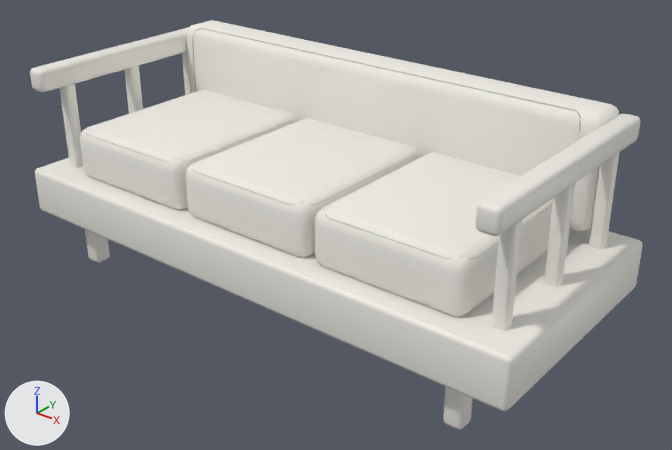
The glTF model public/models/furniture/slat-day-sofa.glb: old version first, new version second.
The view is the same before and after, from a camera (50 mm lens) standing at (1.88, -2.22, 1.67) and looking at (0.09, 0.01, 0.29). Lighting does not change. The marker at lower left points along +X, +Y and +Z. The picture after the commit comes second.

In view in the first picture: 'slat-day-sofa'.
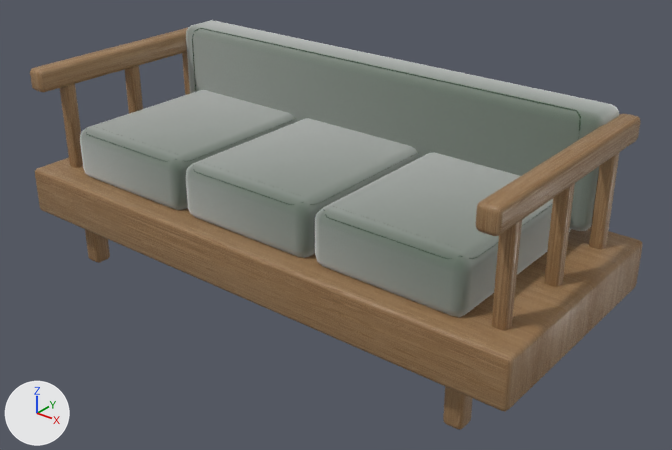
What changed in the scene script:
```text
Add img_material_linen_normal:
    img_material_linen_normal = load_image('material-linen-normal', '_unpacked/material-linen-normal', 1024, 1026, 'Non-Color')
Add img_material_linen_color:
    img_material_linen_color = load_image('material-linen-color', '_unpacked/material-linen-color', 1024, 1026, 'sRGB')
Add img_material_linen_orm:
    img_material_linen_orm = load_image('material-linen-orm', '_unpacked/material-linen-orm', 1024, 1026, 'Non-Color')
Add img_material_oak_orm:
    img_material_oak_orm = load_image('material-oak-orm', '_unpacked/material-oak-orm', 1024, 1024, 'Non-Color')
Add img_material_oak_color:
    img_material_oak_color = load_image('material-oak-color', '_unpacked/material-oak-color', 1024, 1024, 'sRGB')
Add img_material_oak_normal:
    img_material_oak_normal = load_image('material-oak-normal', '_unpacked/material-oak-normal', 1024, 1024, 'Non-Color')
Change mat_wood_honey_textured:
    remove # nodes: BsdfPrincipled, OutputMaterial
    remove # colours: white #efece5
    nodes: BsdfPrincipled, Mix, NormalMap, OutputMaterial, SeparateColor, TexImage x3
    colours: white #ececec
    uses the picture img_material_oak_color
    uses the picture img_material_oak_normal
    uses the picture img_material_oak_orm
Change mat_upholstery_textured:
    remove # nodes: BsdfPrincipled, OutputMaterial
    remove # colours: white #efece5
    nodes: BsdfPrincipled, Mix, NormalMap, OutputMaterial, SeparateColor, TexImage x3
    colours: dark green #405e42
    uses the picture img_material_linen_color
    uses the picture img_material_linen_normal
    uses the picture img_material_linen_orm
```

Pixel boxes (x1, y1, x2, y2) of what changed, in the pictures (672 x 450 px):
'slat-day-sofa', surface changed (darker): (30, 20, 643, 430) in both
